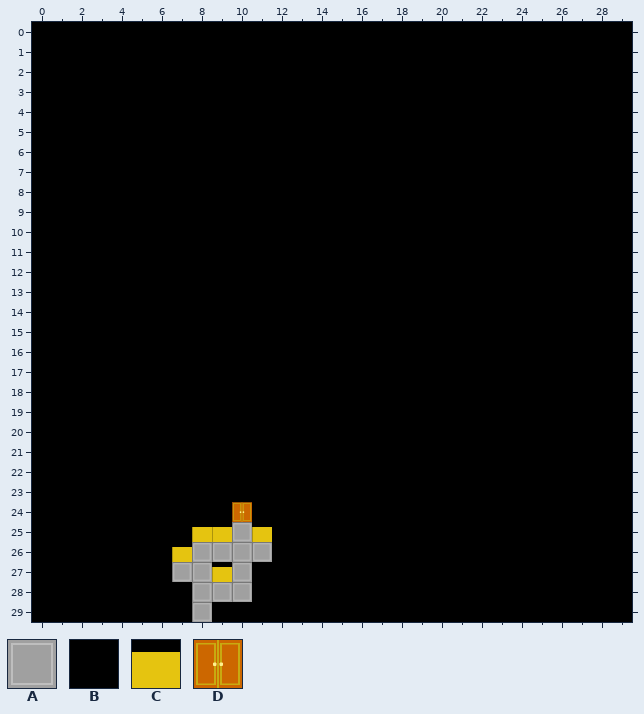
Tiled map -- gameTest/Resources/res/map/map8.tmx. Above is the file before it was changed.
Cells are 64x64 px. Shown: x 0..29, y 0..29.
Key: from "tileset_basic": A 0, B 1, C 2, D 3.
_ is an empty cell.
Layer "MAP" before, first column x 0:
 0 BBBBBBBBBBBBBBBBBBBBBBBBBBBBBB
 1 BBBBBBBBBBBBBBBBBBBBBBBBBBBBBB
 2 BBBBBBBBBBBBBBBBBBBBBBBBBBBBBB
 3 BBBBBBBBBBBBBBBBBBBBBBBBBBBBBB
 4 BBBBBBBBBBBBBBBBBBBBBBBBBBBBBB
 5 BBBBBBBBBBBBBBBBBBBBBBBBBBBBBB
 6 BBBBBBBBBBBBBBBBBBBBBBBBBBBBBB
 7 BBBBBBBBBBBBBBBBBBBBBBBBBBBBBB
 8 BBBBBBBBBBBBBBBBBBBBBBBBBBBBBB
 9 BBBBBBBBBBBBBBBBBBBBBBBBBBBBBB
10 BBBBBBBBBBBBBBBBBBBBBBBBBBBBBB
11 BBBBBBBBBBBBBBBBBBBBBBBBBBBBBB
12 BBBBBBBBBBBBBBBBBBBBBBBBBBBBBB
13 BBBBBBBBBBBBBBBBBBBBBBBBBBBBBB
14 BBBBBBBBBBBBBBBBBBBBBBBBBBBBBB
15 BBBBBBBBBBBBBBBBBBBBBBBBBBBBBB
16 BBBBBBBBBBBBBBBBBBBBBBBBBBBBBB
17 BBBBBBBBBBBBBBBBBBBBBBBBBBBBBB
18 BBBBBBBBBBBBBBBBBBBBBBBBBBBBBB
19 BBBBBBBBBBBBBBBBBBBBBBBBBBBBBB
20 BBBBBBBBBBBBBBBBBBBBBBBBBBBBBB
21 BBBBBBBBBBBBBBBBBBBBBBBBBBBBBB
22 BBBBBBBBBBBBBBBBBBBBBBBBBBBBBB
23 BBBBBBBBBBBBBBBBBBBBBBBBBBBBBB
24 BBBBBBBBBBDBBBBBBBBBBBBBBBBBBB
25 BBBBBBBBCCACBBBBBBBBBBBBBBBBBB
26 BBBBBBBCAAAABBBBBBBBBBBBBBBBBB
27 BBBBBBBAACABBBBBBBBBBBBBBBBBBB
28 BBBBBBBBAAABBBBBBBBBBBBBBBBBBB
29 BBBBBBBBABBBBBBBBBBBBBBBBBBBBB
The same view after the edit:
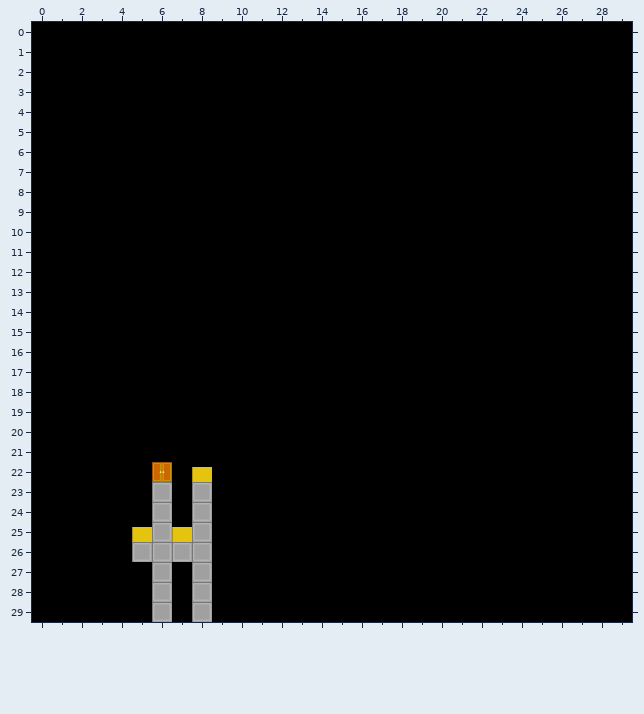
The exact change:
Changed rows in their new state; . is an unchanged cell.
Layer "MAP":
first column x 5:
22 .D.C...
23 .A.A...
24 .A.A.B.
25 CACABBB
26 AAA.BBB
27 .AB.BB.
28 .A..BB.
29 .A.....
Changed places in both pictures, as pixel boxes (x1, y1, x2, y2):
changed: (132, 462, 272, 622)
